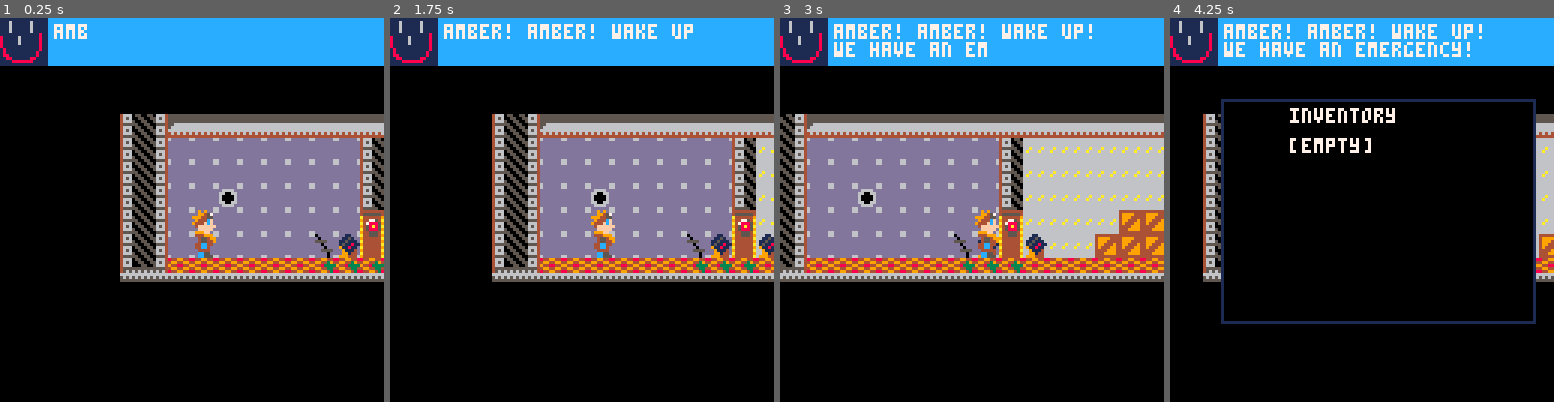
Above: before the commit, frames 1-4 (left to right).
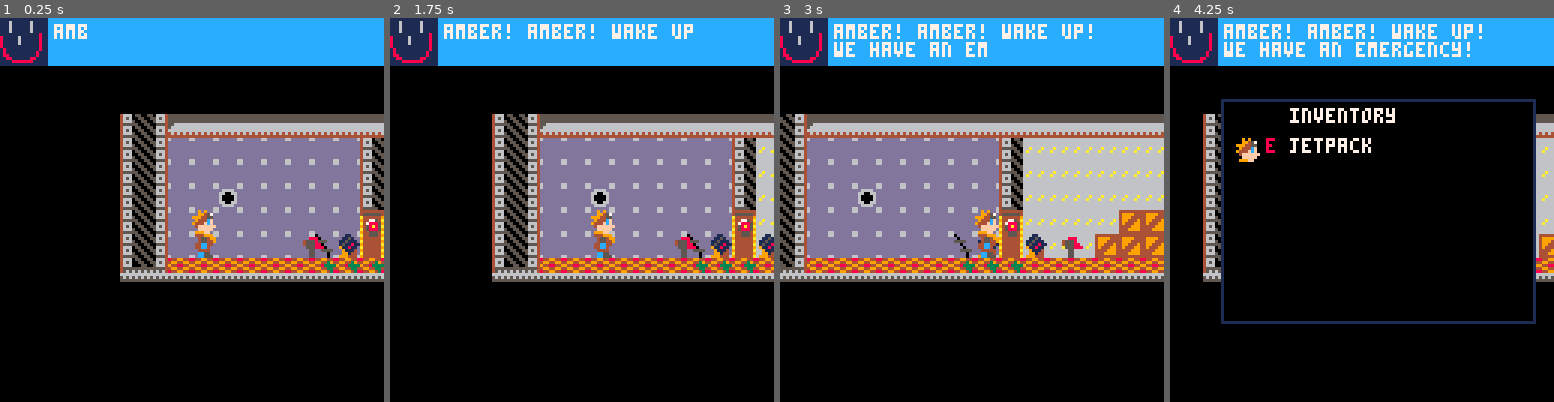
Above: after the commit, the same moments.

Repository: nsatragno/pico8-carts
Game: PICO-8 cartridge space_kludge/space_kludge.p8
Same seed, same stepped clock (60 frames per second), same inputs: the game is played once before the commit and once after it.
Inputs:
- Up to frame 1 (0.25 s): no input
- Up to frame 2 (1.75 s): tap X (X key) at 0.33, 1.07 s; tap O (Z key) at 0.7, 1.7 s; hold Right from 1.6 s (still down)
- Up to frame 3 (3 s): tap X (X key) at 1.85, 2.97 s; release Right at 2.1 s; tap O (Z key) at 2.1, 2.5, 2.9 s; hold Up 2.15-2.42 s; hold Right from 2.47 s (still down)
- Up to frame 4 (4.25 s): release Right at 3.03 s; hold Left 3.08-3.58 s; tap O (Z key) at 3.3, 3.7, 4.1 s; hold Down 3.63-3.97 s; hold Right from 4.02 s (still down); tap X (X key) at 4.08 s

The runs differ from the first frame. In frame 1, 0.2% of the frame differs, in the area x 78-85%, y 57-63%; in frame 2, 0.2%; in frame 3, 0.2%; in frame 4, 0.6%, in the area x 17-53%, y 31-38%.

Commit message:
Program jetpack & refactor particles.

Diff:
--- a/space_kludge/space_kludge.p8
+++ b/space_kludge/space_kludge.p8
@@ -129,7 +129,7 @@
       end
 
       if not on_floor then
-        -- downwards acceleration
+        -- downwards acceleration (gravity)
         self.dy = min(self.dy + 0.1, 3)
       end
 
@@ -219,6 +219,42 @@
     end,  -- dialog:draw
   }
 end  -- create_dialog
+
+function create_particle(x, y, dx, dy, life, color)
+  local particle = {
+    x = x,
+    y = y,
+    dx = dx,
+    dy = dy,
+    life = life,
+    color = color,
+
+    update = function(self)
+      self.life -= 1
+      if self.life <= 0 then
+        return true
+      end
+      if g_map:is_solid(self.x + self.dx, self.y) then
+        self.dx *= -1
+      end
+      if g_map:is_solid(self.x, self.y + self.dy) then
+        self.dy *= -1
+      end
+      self.x += self.dx
+      self.y += self.dy
+
+      if self._update then
+        return self._update()
+      end
+    end,  -- particle:update
+
+    draw = function(self)
+      pset(self.x, self.y, self.color)
+    end,  -- particle:draw
+  }
+  add(g_actors, particle)
+  return particle
+end  -- create_particle
 
 function create_extinguisher(x, y)
   return {
@@ -234,28 +270,11 @@
       if g_player.facing == 1 then
         x_offset = 8
       end
-      add(g_actors, {
-        x = g_player.x + x_offset,
-        y = g_player.y + 8,
-        dx = g_player.facing + rnd(2) - 1,
-        dy = rnd(1),
-        life = 30,
-        color = flr(rnd(2)) + 6,
-
-        update = function(self)
-          self.life -= 1
-          if self.life <= 0 then
-            return true
-          end
-          if g_map:is_solid(self.x + self.dx, self.y) then
-            self.dx *= -1
-          end
-          if g_map:is_solid(self.x, self.y + self.dy) then
-            self.dy *= -1
-          end
-          self.x += self.dx
-          self.y += self.dy
-
+      local particle = create_particle(
+        g_player.x + x_offset, g_player.y + 8,
+        g_player.facing + rnd(2) - 1, rnd(1),
+        30, flr(rnd(2)) + 6)
+        particle._update = function(self)
           for actor in all(g_actors) do
             if actor.name == "fire" then
               if colliding_p_r(self, actor) then
@@ -264,15 +283,37 @@
               end
             end
           end
-        end,  -- extinguisher_particle:update
-
-        draw = function(self)
-          pset(self.x, self.y, self.color)
-        end,  -- extinguisher_particle:draw
-      })
+      end  -- extinguisher_particle:update
     end,  -- extinguisher:use
   }
 end  -- create_extinguisher
+
+function create_jetpack(x, y)
+  return {
+    x = x,
+    y = y,
+    fuel = 1000,
+    pickable = true,
+    name = "jetpack",
+    draw = function()
+      spr(36, x, y)
+    end,  -- jetpack:draw
+    use = function(self)
+      self.fuel -= 1
+      if self.fuel <= 0 then
+        return true
+      end
+      g_player.dy -= 0.12
+      g_player.dy = min(-0.8, g_player.dy)
+      local x_offset = 0
+      if g_player.facing == -1 then
+        x_offset = 8
+      end
+
+      create_particle(g_player.x + x_offset, g_player.y + 8, -g_player.facing * rnd(0.3), 1.5 + rnd(0.5), 30, 2)
+    end,  -- jetpack:use
+  }
+end  -- create_jetpack
 
 function create_enemy(x, y, name, hp)
   return {
@@ -464,6 +505,9 @@
   }, g_actors[#g_actors])))
   add(g_actors, create_door(554, 40, 3))
   add(g_actors, create_switch(562, 56, g_actors[#g_actors]))
+
+  add(g_actors, create_extinguisher(164, 112))
+  add(g_actors, create_jetpack(124, 112))
 
   g_map = {
     draw = function(self)
